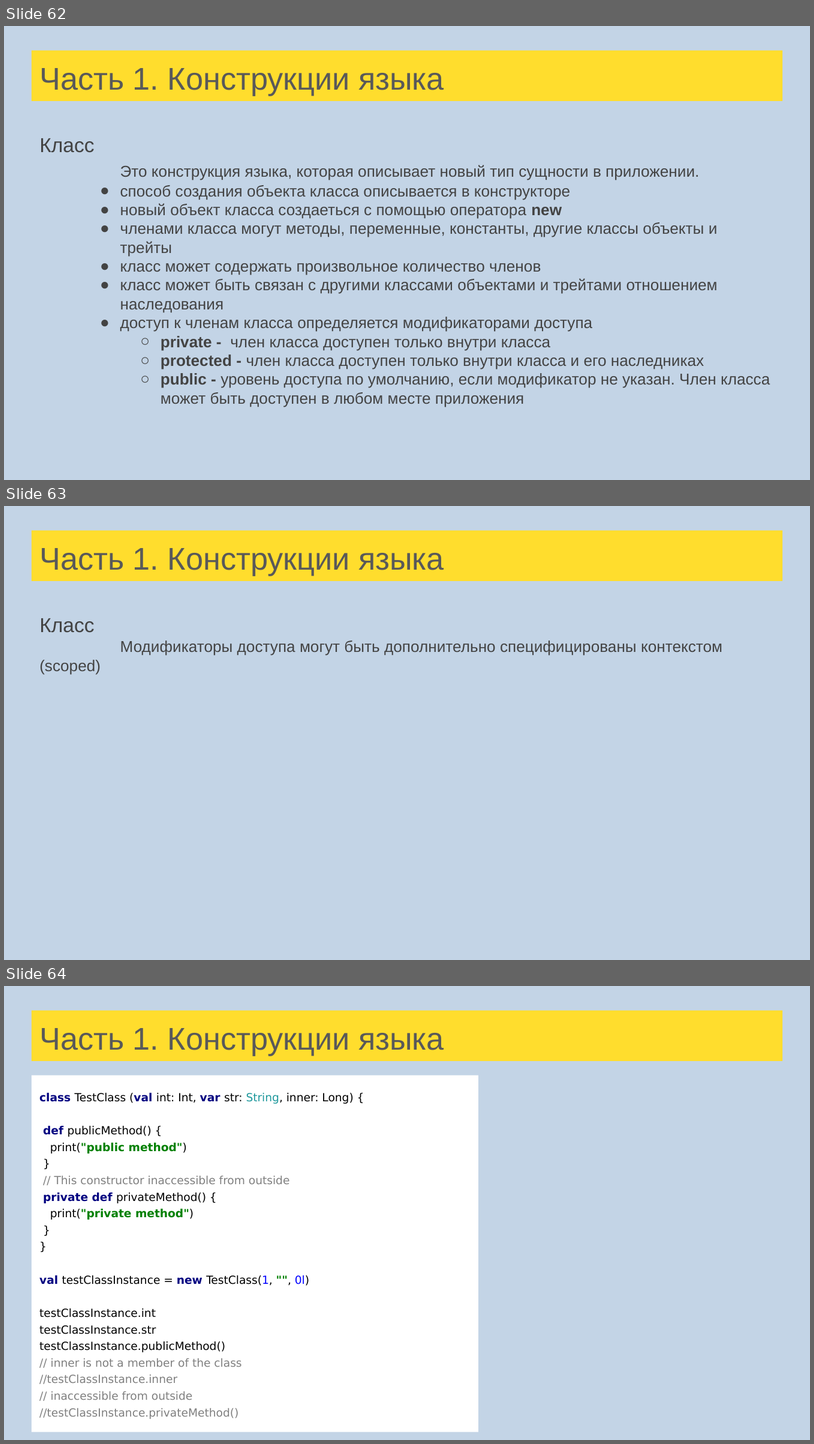
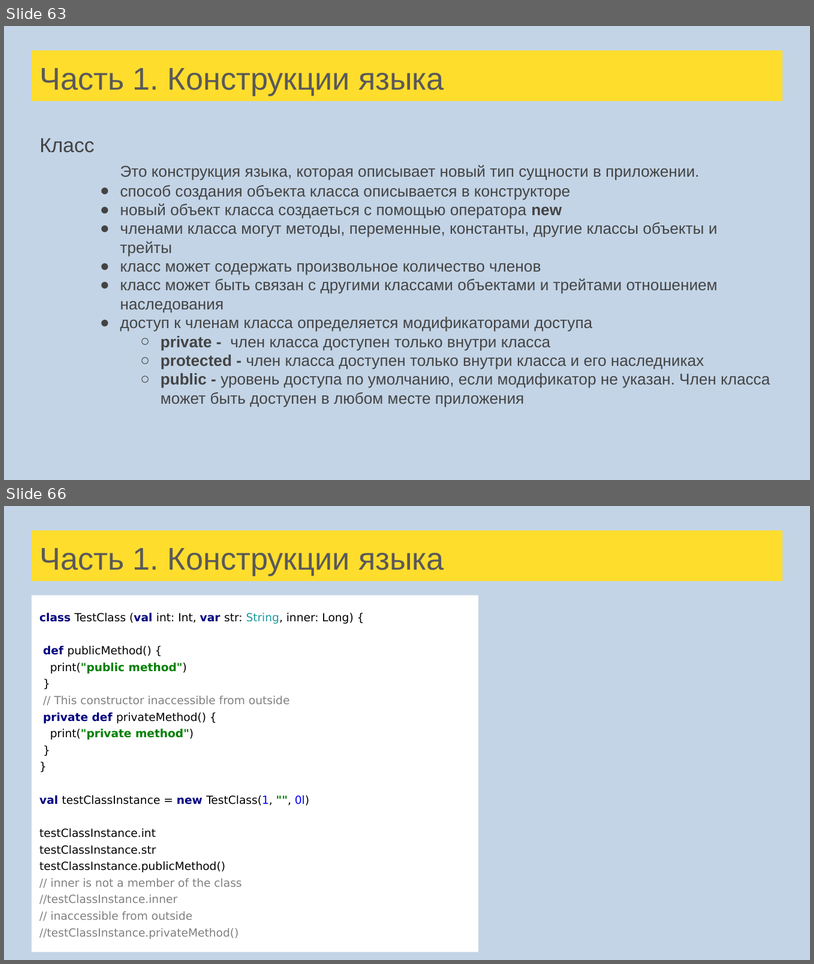
Before and after one commit to skye17/scala-school, a slide deck: src/main/resources/Лекции Scala для FinTech.pptx. Shown one above the other, each under a label of ours: slides 62, 63 and 64 before the commit, slides 63 and 66 after it; the slides between them are not shown. The pictures are 814x1444 and 814x964 pixels, drawn with LibreOffice and Linux fonts; fonts in the diff are those of the drawing. Boxes give left, top, right and bottom in pixels: in the first picture for what was removed or moved away, otherwise in the second. Text is boxed around its words. In the diff, an @@ line names an element or a change of style, - is before the commit and + after.

```diff
--- a/src/main/resources/Лекции Scala для FinTech.pptx
+++ b/src/main/resources/Лекции Scala для FinTech.pptx
@@ slide 63 removed at [4,506,810,960], background #C3D4E6 @@
@@ title removed at [32,530,783,581] @@
-Часть 1. Конструкции языка
@@ text removed at [39,618,723,674] @@
-Класс
-Модификаторы доступа могут быть дополнительно специфицированы контекстом (scoped)
@@ what was slide 62 is now slide 63 @@
@@ what was slide 64 is now slide 66 @@
```
Also in this commit, not shown: 5 slides changed, 17 slides added, 20 other files.
